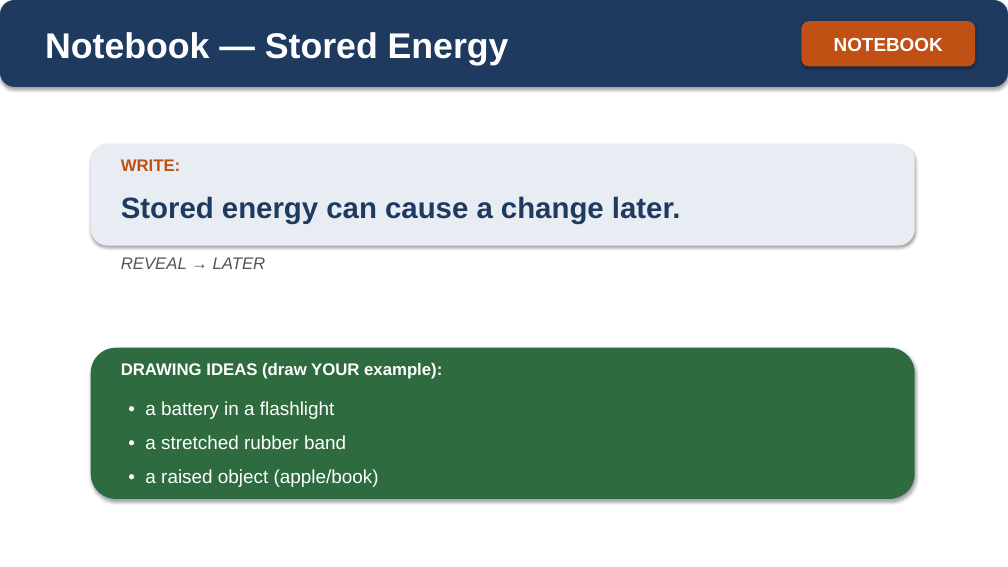
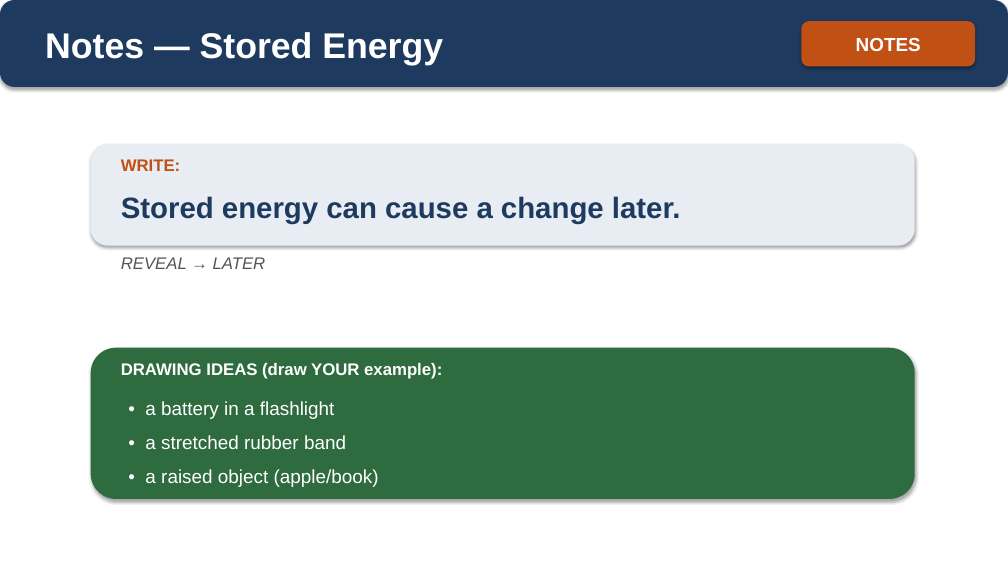
Before and after one commit to owenreagan-cyber/grade-4-energy-transfer-transformation, a slide deck: slide 22 of production/slides/01-ch1-energy-causes-change-slides.pptx. Drawn at 1008x567 pixels with LibreOffice and Linux fonts; fonts in the diff are those of the drawing. Boxes give left, top, right and bottom in pixels: in the first picture for what was removed or moved away, otherwise in the second. Text is boxed around its words. In the diff, an @@ line names an element or a change of style, - is before the commit and + after.

```diff
--- a/production/slides/01-ch1-energy-causes-change-slides.pptx
+++ b/production/slides/01-ch1-energy-causes-change-slides.pptx
@@ text at (45, 32, 443, 65): text changed @@
-Notebook — Stored Energy
+Notes — Stored Energy
@@ text in rounded rectangle at (856, 37, 921, 51): text changed @@
-NOTEBOOK
+NOTES
```
Also in this commit, not shown: 2 other slides changed, 7 other files.
